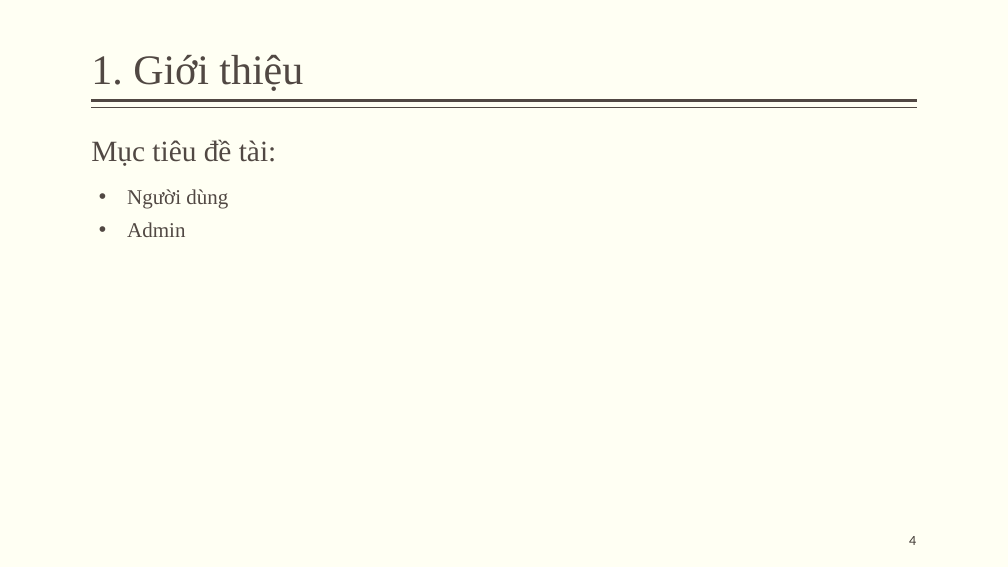
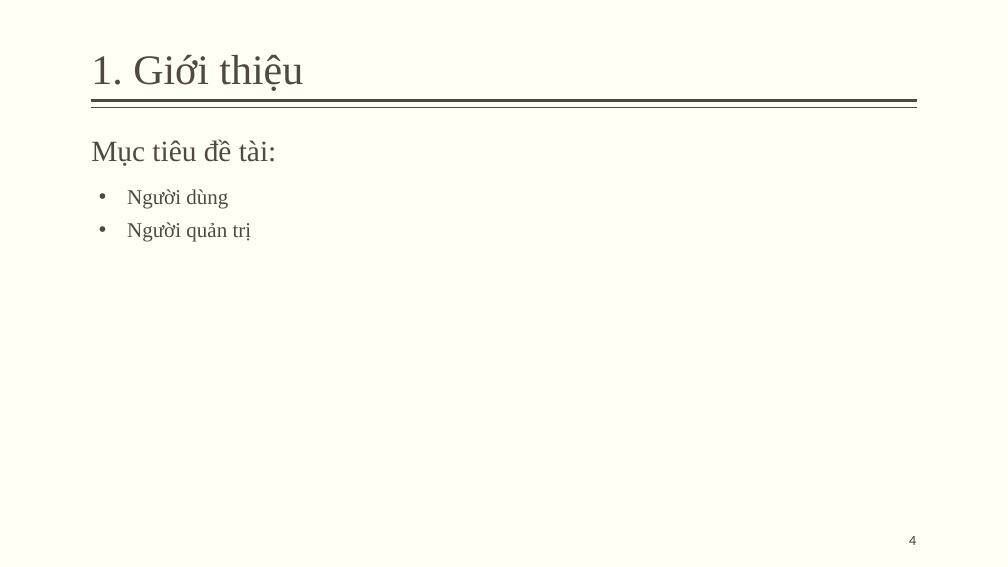
Before and after one commit to vanlam0145/website-learn-jp, a slide deck: slide 4 of Website-jp-pp.pptx. Drawn at 1008x567 pixels with LibreOffice and Linux fonts; fonts in the diff are those of the drawing. Boxes give left, top, right and bottom in pixels: in the first picture for what was removed or moved away, otherwise in the second. Text is boxed around its words. In the diff, an @@ line names an element or a change of style, - is before the commit and + after.

```diff
--- a/Website-jp-pp.pptx
+++ b/Website-jp-pp.pptx
@@ text at <box>127,222,252,242</box>: text changed @@
-• Admin
+• Người quản trị
```
Also in this commit, not shown: 6 other slides changed, 1 slide added.
